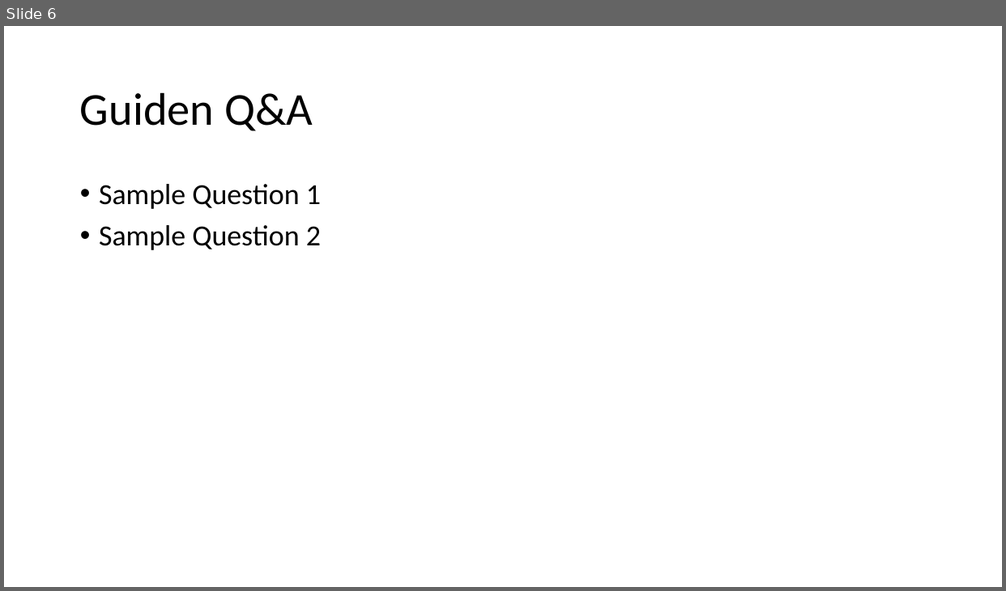
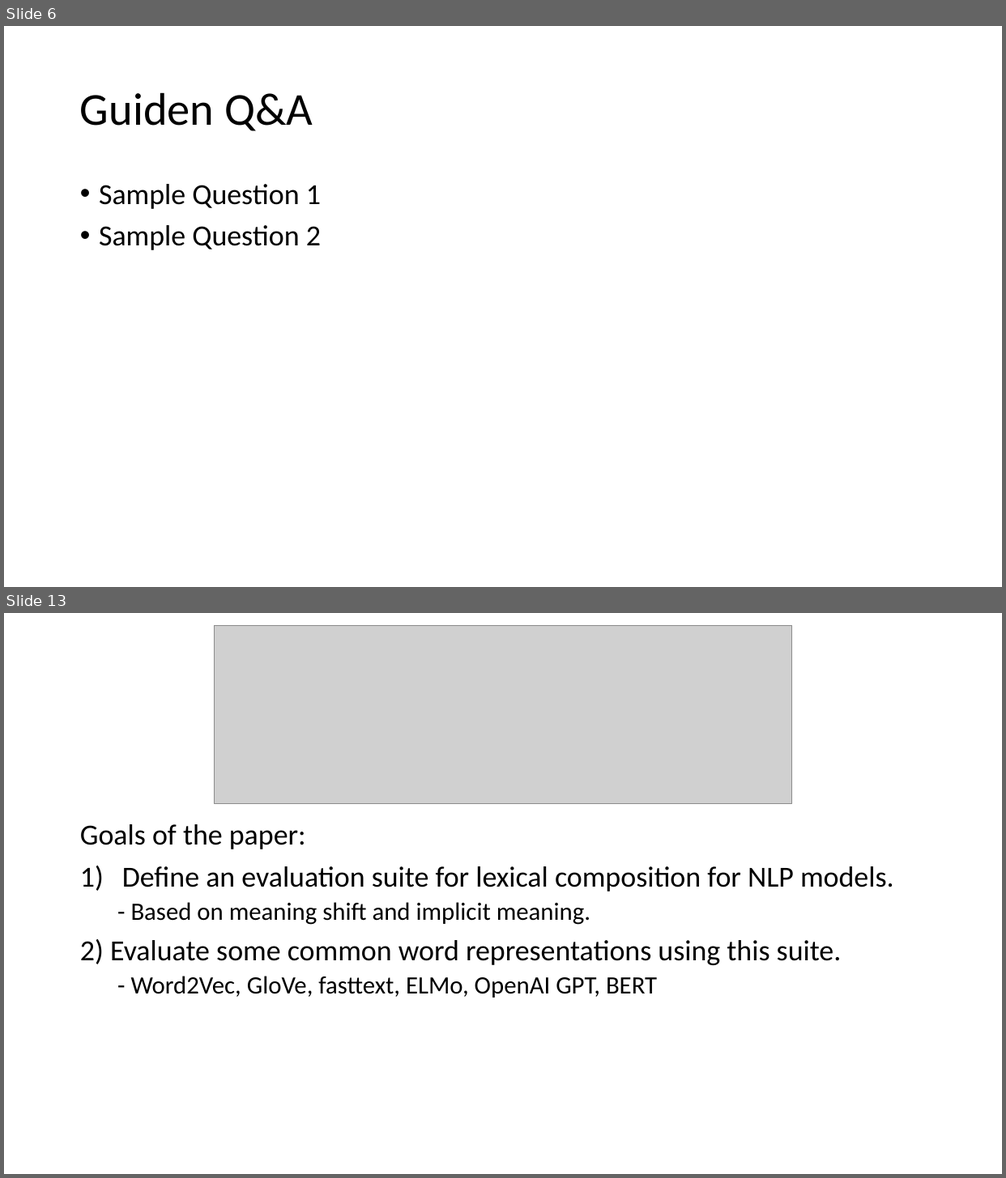
Before and after one commit to spacemanidol/AnalyzingNeuralLanguageModelsGroup1, a slide deck: PaperPresentation02202020.pptx. Shown one above the other, each under a label of ours: slide 6 before the commit, slides 6 and 13 after it; the slides between them are not shown. The pictures are 1006x591 and 1006x1178 pixels, drawn with LibreOffice and Linux fonts; fonts in the diff are those of the drawing; grey boxes stand for pictures. Boxes give left, top, right and bottom in pixels: in the first picture for what was removed or moved away, otherwise in the second. Text is boxed around its words. In the diff, an @@ line names an element or a change of style, - is before the commit and + after.

Commit message:
Update PaperPresentation02202020.pptx
Added Most of the slides for the Pain in the Neck paper. Still need to add the content in for the task descriptions and some results and analysis

```diff
--- a/PaperPresentation02202020.pptx
+++ b/PaperPresentation02202020.pptx
@@ slide 13 added at bbox=[4, 613, 1002, 1174], background #FFFFFF @@
@@ picture added at bbox=[215, 625, 792, 803] @@
@@ text added at bbox=[80, 824, 894, 998], 28 pt, text #000000 @@
+Goals of the paper:
+1) Define an evaluation suite for lexical composition for NLP models.
+  - Based on meaning shift and implicit meaning.
+2) Evaluate some common word representations using this suite.
+  - Word2Vec, GloVe, fasttext, ELMo, OpenAI GPT, BERT
```
Also in this commit, not shown: 1 slide changed, 45 other slides added.
